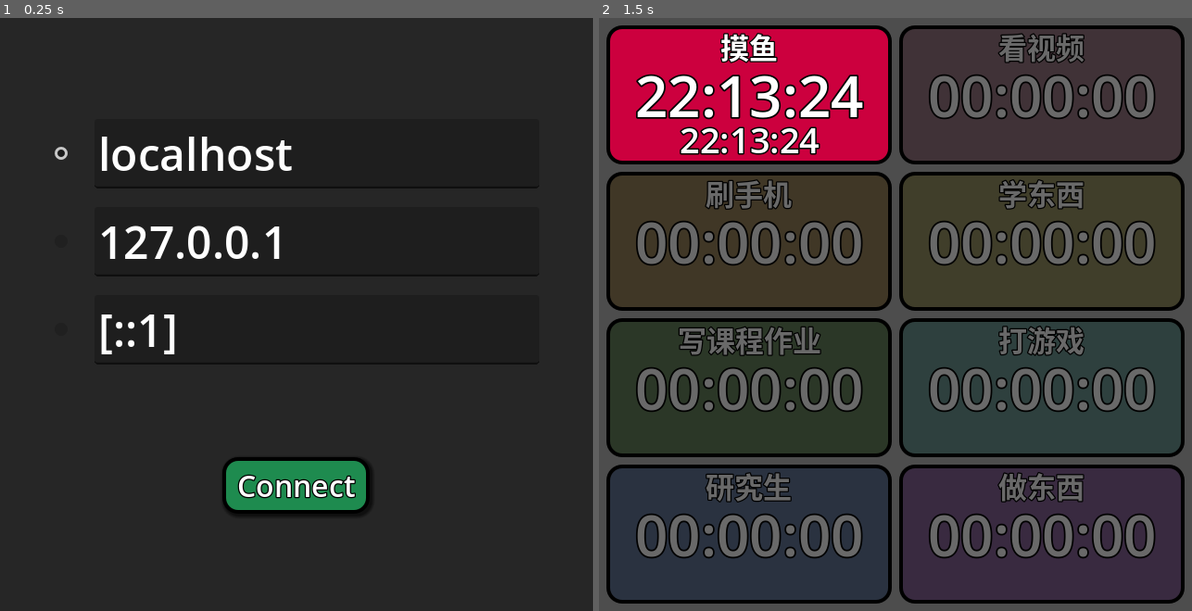
Above: before the commit, frames 1-2 (left to right).
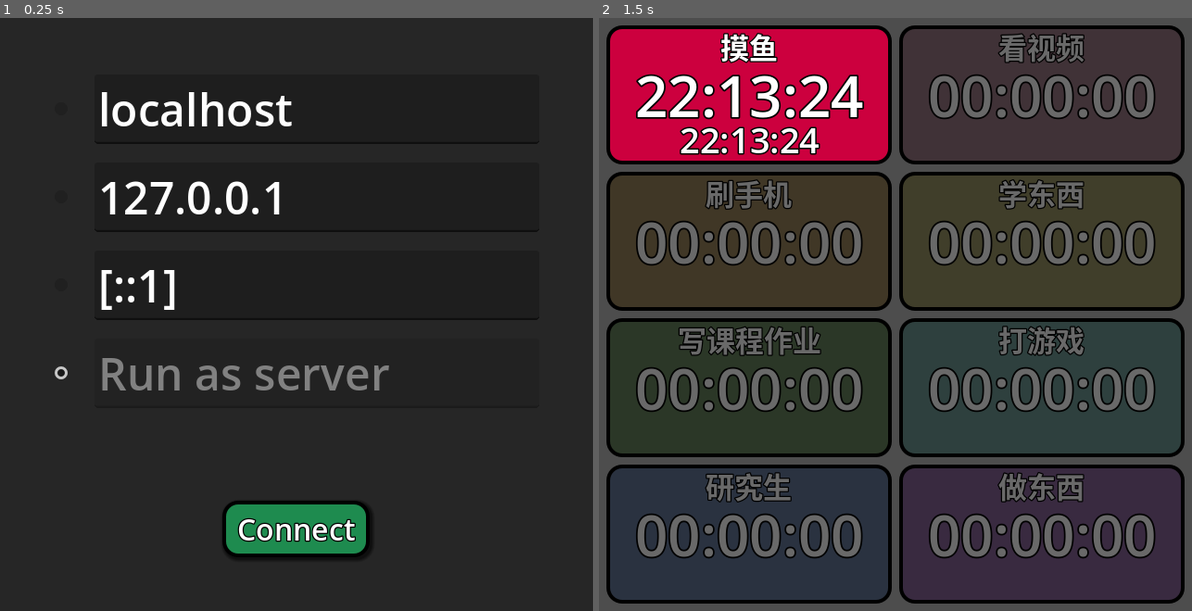
Above: after the commit, the same moments.

Repository: febilly/timer
Game: Godot game, scene res://server_address_input.tscn
Same seed, same stepped clock (60 frames per second), same inputs: the game is played once before the commit and once after it.
Inputs (mouse positions are in pixels of both pictures, inside the frame that each line leads up to):
- Up to frame 1 (0.25 s): no input
- Up to frame 2 (1.5 s): click (670, 154) at 0.52 s; click "Connect" at 1.25 s

The runs differ from the first frame. In frame 1, 8.0% of the frame differs, in the area x 9-66%, y 12-91%; in frame 2, nothing differs.

Commit message:
在服务器选择界面添加启动本地服务器这个选项

Diff:
--- a/Scripts/globals.gd
+++ b/Scripts/globals.gd
@@ -34,7 +34,7 @@
 
 
 static func is_run_in_server_mode():
-	return "--server" in OS.get_cmdline_args() or OS.has_feature("dedicated_server")
+	return "--server" in OS.get_cmdline_args() or OS.has_feature("dedicated_server") or OS.has_environment("TIMER_SERVER_MODE")
 	# return OS.has_feature("editor") or "--server" in OS.get_cmdline_args()
 	# return true
 
--- a/Scripts/server_address_input.gd
+++ b/Scripts/server_address_input.gd
@@ -4,19 +4,21 @@
 
 @onready var connect_button = %ConnectButton
 
-# 获取三个服务器容器的引用
+# 获取服务器容器的引用
 @onready var server1_container = $ColorRect/VBoxContainer/Server1
 @onready var server2_container = $ColorRect/VBoxContainer/Server2
 @onready var server3_container = $ColorRect/VBoxContainer/Server3
+@onready var local_server_container = $ColorRect/VBoxContainer/LocalServer
 
 # 服务器配置数据结构
 var server_config = {
 	"servers": [
-		{"address": "localhost", "selected": true},
+		{"address": "localhost", "selected": false},
 		{"address": "127.0.0.1", "selected": false},
-		{"address": "[::1]", "selected": false}
+		{"address": "[::1]", "selected": false},
+		{"address": "local_server", "selected": true}  # 本地服务器选项
 	],
-	"last_selected": 0
+	"last_selected": 3  # 默认选择本地服务器
 }
 
 # Called when the node enters the scene tree for the first time.
@@ -30,15 +32,19 @@
 	connect_button.pressed.connect(_on_connect_button_pressed)
 
 	# 为每个服务器的输入框连接文本变化信号
-	var server_containers = [server1_container, server2_container, server3_container]
+	var server_containers = [server1_container, server2_container, server3_container, local_server_container]
 	for i in range(server_containers.size()):
-		var line_edit = server_containers[i].get_node("AddressLine")
-		var checkbox = server_containers[i].get_node("CheckBox")
+		var container = server_containers[i]
+		var checkbox = container.get_node("CheckBox")
 
-		# 连接文本变化信号
-		line_edit.text_changed.connect(_on_address_changed.bind(i))
 		# 连接选择变化信号
 		checkbox.toggled.connect(_on_server_selected.bind(i))
+
+		# 只有前三个服务器有地址输入框
+		if i < 3:
+			var line_edit = container.get_node("AddressLine")
+			# 连接文本变化信号
+			line_edit.text_changed.connect(_on_address_changed.bind(i))
 
 func load_config():
 	var config_path = Globals.get_data_file_path("server_config.json")
@@ -68,19 +74,25 @@
 	file.close()
 
 func update_ui():
-	var server_containers = [server1_container, server2_container, server3_container]
+	var server_containers = [server1_container, server2_container, server3_container, local_server_container]
 
 	for i in range(server_containers.size()):
-		var line_edit = server_containers[i].get_node("AddressLine")
-		var checkbox = server_containers[i].get_node("CheckBox")
+		var container = server_containers[i]
+		var checkbox = container.get_node("CheckBox")
 
-		# 更新地址
+		# 更新选中状态
 		if i < server_config.servers.size():
-			line_edit.text = server_config.servers[i].address
 			checkbox.button_pressed = server_config.servers[i].selected
 		else:
-			line_edit.text = ""
 			checkbox.button_pressed = false
+
+		# 只有前三个服务器有地址输入框
+		if i < 3:
+			var line_edit = container.get_node("AddressLine")
+			if i < server_config.servers.size():
+				line_edit.text = server_config.servers[i].address
+			else:
+				line_edit.text = ""
 
 func _on_address_changed(new_text: String, server_index: int):
 	if server_index < server_config.servers.size():
@@ -95,16 +107,30 @@
 		server_config.last_selected = server_index
 
 func _on_connect_button_pressed():
-	var selected_address = get_selected_server_address()
-	if selected_address != "":
-		save_config()
+	save_config()
 
-		print("Connecting to server: %s" % selected_address)
-		Globals.server_ip = selected_address
-
+	# 检查是否选择了本地服务器
+	var selected_index = get_selected_server_index()
+	if selected_index == 3:  # LocalServer 的索引是 3
+		print("Starting in server mode (LocalServer selected)...")
+		# 设置服务器模式环境变量
+		OS.set_environment("TIMER_SERVER_MODE", "true")
+		# 直接启动主场景，Globals.is_run_in_server_mode() 会检查环境变量
 		get_tree().change_scene_to_packed(main_scene)
 	else:
-		print("No server selected!")
+		var selected_address = get_selected_server_address()
+		if selected_address != "" and selected_address != "local_server":
+			print("Connecting to server: %s" % selected_address)
+			Globals.server_ip = selected_address
+			get_tree().change_scene_to_packed(main_scene)
+		else:
+			print("No valid server selected!")
+
+func get_selected_server_index() -> int:
+	for i in range(server_config.servers.size()):
+		if server_config.servers[i].selected:
+			return i
+	return -1
 
 func get_selected_server_address() -> String:
 	for server in server_config.servers:
--- a/server_address_input.tscn
+++ b/server_address_input.tscn
@@ -80,6 +80,22 @@
 custom_minimum_size = Vector2(480, 32)
 layout_mode = 2
 
+[node name="LocalServer" type="HSplitContainer" parent="ColorRect/VBoxContainer"]
+custom_minimum_size = Vector2(0, 48)
+layout_mode = 2
+dragging_enabled = false
+
+[node name="CheckBox" type="CheckBox" parent="ColorRect/VBoxContainer/LocalServer"]
+custom_minimum_size = Vector2(32, 0)
+layout_mode = 2
+button_group = ExtResource("2_dyxys")
+
+[node name="AddressLine" type="LineEdit" parent="ColorRect/VBoxContainer/LocalServer"]
+custom_minimum_size = Vector2(480, 32)
+layout_mode = 2
+text = "Run as server"
+editable = false
+
 [node name="ColorRect" type="ColorRect" parent="ColorRect/VBoxContainer"]
 custom_minimum_size = Vector2(0, 64)
 layout_mode = 2
